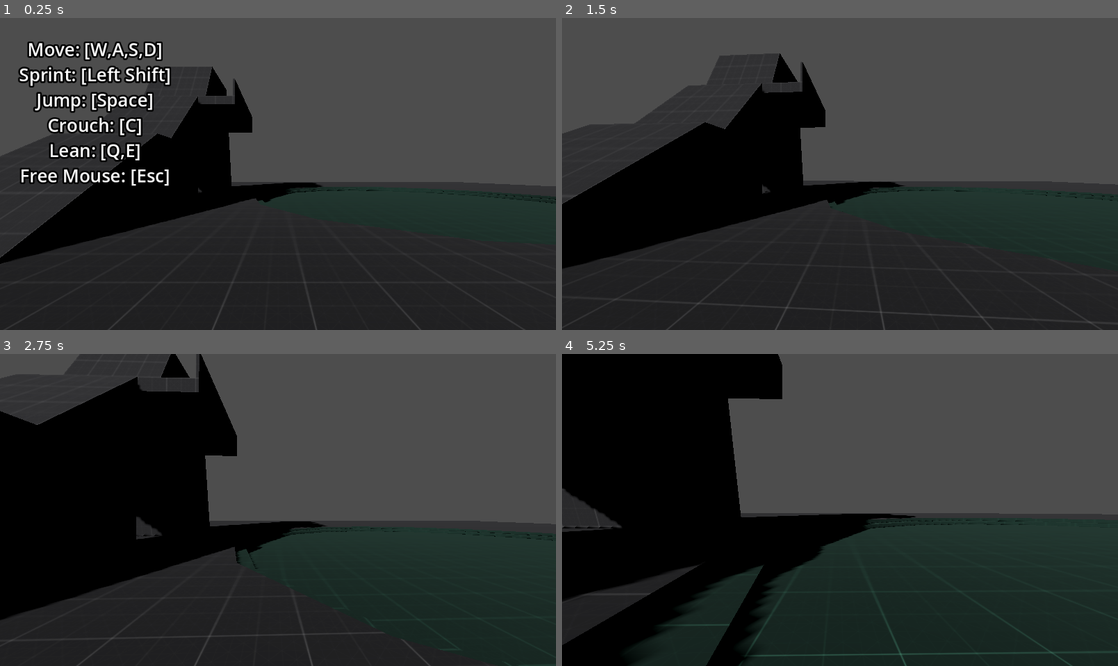
Above: before the commit, frames 1-4 (two rows, left to right).
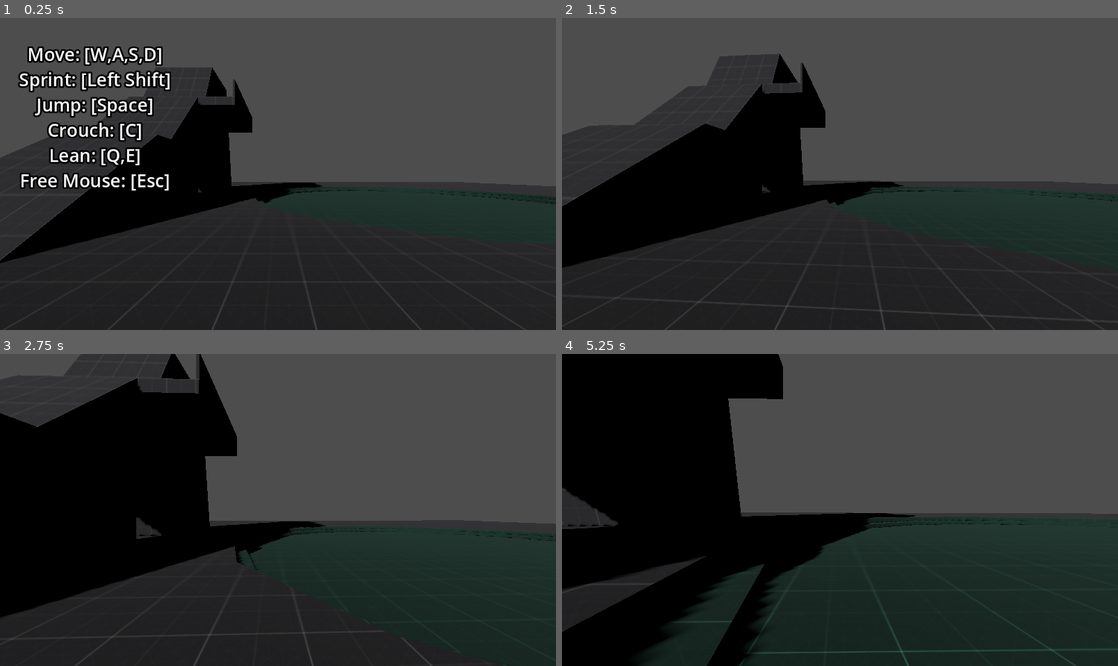
Above: after the commit, the same moments.

Repository: newengland-neighbor/data-driven-fp-controller
Game: Godot game, scene res://Scenes/prototyping_room.tscn
The game is run twice, just before and just after one commit, with the same random seed, the same clock (stepped at 60 frames per second) and the same inputs.
Inputs (mouse positions are in pixels of both pictures, inside the frame that each line leads up to):
- Up to frame 1 (0.25 s): no input
- Up to frame 2 (1.5 s): move the mouse to (867, 174) at 0.52 s; hold C (crouch) 0.53-1.28 s; hold W (move_forward) from 0.53 s (still down); tap Space (jump) at 0.77, 0.8, 1.07, 1.35 s; move the mouse to (812, 174) at 1.27 s
- Up to frame 3 (2.75 s): keep holding W (move_forward); tap Space (jump) at 1.52, 1.82, 2.3 s; tap C (crouch) at 1.55 s; move the mouse to (289, 503) at 2.02 s; hold C (crouch) from 2.03 s (still down)
- Up to frame 4 (5.25 s): keep holding W (move_forward); move the mouse to (834, 516) at 2.77 s; release C (crouch) at 2.78 s; tap Shift (sprint) at 2.85 s; tap Space (jump) at 3.02, 3.32, 3.77, 3.8, 4.07, 4.35, 4.52, 4.82 s; tap C (crouch) at 3.05, 4.55 s; move the mouse to (878, 513) at 3.52 s; hold C (crouch) 3.53-4.28 s; move the mouse to (795, 506) at 4.27 s; move the mouse to (845, 510) at 5.02 s; hold C (crouch) from 5.03 s (still down)

The runs differ from the first frame. In frame 1, 5.9% of the frame differs, in the area x 0-100%, y 7-79%; in frame 2, 0.6%; in frame 3, 0.5%; in frame 4, 2.6%.

Commit message:
Add files via upload

Diff:
--- a/Scenes/fps_player_core_composition.tscn
+++ b/Scenes/fps_player_core_composition.tscn
@@ -33,11 +33,12 @@
 fall_threshold = -7.0
 metadata/_custom_type_script = "uid://oypaj0bi02td"
 
-[sub_resource type="Resource" id="Resource_5j8tg"]
+[sub_resource type="Resource" id="Resource_rla38"]
 script = ExtResource("3_vnt50")
 base_move_speed = 3.0
 lerp_speed = 15.0
 max_step_height = 0.25
+min_step_depth = 0.25
 states = Array[ExtResource("4_mqj0x")]([SubResource("Resource_vnt50"), SubResource("Resource_mqj0x"), SubResource("Resource_lwg22"), SubResource("Resource_gjqxo")])
 init_state_index = 0
 metadata/_custom_type_script = "uid://0kqybksq5kvh"
@@ -111,9 +112,8 @@
 
 [node name="FPSPlayer" type="CharacterBody3D"]
 collision_layer = 2
-safe_margin = 0.015
 script = ExtResource("1_nbnu1")
-components = Array[ExtResource("2_7wnmr")]([SubResource("Resource_5j8tg"), SubResource("Resource_bq0ky"), SubResource("Resource_74mk5")])
+components = Array[ExtResource("2_7wnmr")]([SubResource("Resource_rla38"), SubResource("Resource_bq0ky"), SubResource("Resource_74mk5")])
 
 [node name="CollisionShape3D" type="CollisionShape3D" parent="."]
 unique_name_in_owner = true
--- a/Scenes/prototyping_room.tscn
+++ b/Scenes/prototyping_room.tscn
@@ -1,8 +1,116 @@
-[gd_scene load_steps=4 format=3 uid="uid://foylxf51ptq7"]
+[gd_scene load_steps=31 format=3 uid="uid://foylxf51ptq7"]
 
 [ext_resource type="Material" uid="uid://boa2gwlmetlv0" path="res://Materials/test_mat_001.tres" id="2_4le68"]
 [ext_resource type="Material" uid="uid://b21r3o2nmlph2" path="res://Materials/test_mat_002.tres" id="3_edxx1"]
 [ext_resource type="PackedScene" uid="uid://danwmarkn0le2" path="res://Scenes/fps_player_core_composition.tscn" id="4_5ttwe"]
+[ext_resource type="Script" uid="uid://cirgcrtuofn2t" path="res://Data/Templates/component_core.gd" id="4_kaggg"]
+[ext_resource type="Script" uid="uid://dxxuqv2adxkn2" path="res://Data/Components/stat_component.gd" id="5_nlx51"]
+[ext_resource type="Resource" uid="uid://dyvhilq0nqbn5" path="res://Data/Resources/player.tres" id="6_oi0ok"]
+[ext_resource type="Script" uid="uid://0kqybksq5kvh" path="res://Data/Components/fp_movement_component.gd" id="7_ldqjh"]
+[ext_resource type="Script" uid="uid://b5jhf4mbxwein" path="res://Data/Templates/state.gd" id="8_evvnk"]
+[ext_resource type="Script" uid="uid://co4s6awjlpgfj" path="res://Data/Player States/fp_movestate_idle.gd" id="9_rqnj5"]
+[ext_resource type="Script" uid="uid://cx6dqu7vw7p1c" path="res://Data/Player States/fp_movestate_moving.gd" id="10_bro5q"]
+[ext_resource type="Script" uid="uid://duexvcdocwfu0" path="res://Data/Player States/fp_movestate_jumping.gd" id="11_qf1ep"]
+[ext_resource type="Script" uid="uid://oypaj0bi02td" path="res://Data/Player States/fp_movestate_falling.gd" id="12_eu23r"]
+[ext_resource type="Script" uid="uid://bkddv0p8o63pg" path="res://Data/Components/fp_camera_component.gd" id="13_g2fum"]
+[ext_resource type="Script" uid="uid://dk71rkp43ec88" path="res://Data/Templates/subcomponent.gd" id="14_wgqgj"]
+[ext_resource type="Script" uid="uid://van3cno7f4qd" path="res://Data/Components/fp_cam_effects_component.gd" id="15_pt65e"]
+[ext_resource type="Script" uid="uid://dn7wxu07rvry0" path="res://Data/Components/fp_lean_component.gd" id="16_161u1"]
+[ext_resource type="Script" uid="uid://o26w0vktrwac" path="res://Data/Components/fp_crouch_component.gd" id="17_8wpkh"]
+
+[sub_resource type="Resource" id="Resource_liagt"]
+script = ExtResource("5_nlx51")
+stat_block = ExtResource("6_oi0ok")
+metadata/_custom_type_script = "uid://dxxuqv2adxkn2"
+
+[sub_resource type="Resource" id="Resource_vnt50"]
+script = ExtResource("9_rqnj5")
+metadata/_custom_type_script = "uid://co4s6awjlpgfj"
+
+[sub_resource type="Resource" id="Resource_mqj0x"]
+script = ExtResource("10_bro5q")
+coyote_timer_max = 0.15
+metadata/_custom_type_script = "uid://cx6dqu7vw7p1c"
+
+[sub_resource type="Resource" id="Resource_lwg22"]
+script = ExtResource("11_qf1ep")
+jump_force = 7.5
+metadata/_custom_type_script = "uid://duexvcdocwfu0"
+
+[sub_resource type="Resource" id="Resource_gjqxo"]
+script = ExtResource("12_eu23r")
+fall_threshold = -7.0
+metadata/_custom_type_script = "uid://oypaj0bi02td"
+
+[sub_resource type="Resource" id="Resource_kaggg"]
+script = ExtResource("7_ldqjh")
+base_move_speed = 3.0
+lerp_speed = 15.0
+max_step_height = 0.25
+min_step_depth = 0.25
+states = Array[ExtResource("8_evvnk")]([SubResource("Resource_vnt50"), SubResource("Resource_mqj0x"), SubResource("Resource_lwg22"), SubResource("Resource_gjqxo")])
+init_state_index = 0
+metadata/_custom_type_script = "uid://0kqybksq5kvh"
+
+[sub_resource type="Curve" id="Curve_bq0ky"]
+_limits = [0.0, 1.0, 0.0, 0.5]
+_data = [Vector2(0, 1), 0.0, -6.08696, 0, 0, Vector2(0.5, 0), 0.0, 0.0, 0, 0]
+point_count = 2
+
+[sub_resource type="Curve" id="Curve_bk70o"]
+_limits = [-1.0, 1.0, 0.0, 1.0]
+_data = [Vector2(0, 0), 0.0, 5.41837, 0, 0, Vector2(0.25, 1), 0.0, 0.0, 0, 0, Vector2(0.5, 0), -6.19642, -6.19642, 0, 0, Vector2(0.75, -1), 0.0, 0.0, 0, 0, Vector2(1, 0), 6.20357, 0.0, 0, 0]
+point_count = 5
+
+[sub_resource type="Curve" id="Curve_74mk5"]
+_limits = [-1.0, 1.0, 0.0, 1.0]
+_data = [Vector2(0, 1), 0.0, 0.0, 0, 0, Vector2(0.25, 0), -6.0, -6.0, 0, 0, Vector2(0.5, -1), 0.0, 0.0, 0, 0, Vector2(0.75, 0), 6.0, 6.0, 0, 0, Vector2(1, 1), 0.0, 0.0, 0, 0]
+point_count = 5
+
+[sub_resource type="Resource" id="Resource_g267i"]
+script = ExtResource("15_pt65e")
+enable_tilt = true
+tilt_amnt = 0.2
+tilt_intensity = 0.5
+enable_headbob = true
+headbob_curves = Array[Curve]([SubResource("Curve_bk70o"), SubResource("Curve_74mk5")])
+headbob_intensity = 0.5
+headbob_frequency = 4.0
+headbob_amount = 0.04
+fall_kick_curve = SubResource("Curve_bq0ky")
+max_fall_time = 0.5
+metadata/_custom_type_script = "uid://van3cno7f4qd"
+
+[sub_resource type="Resource" id="Resource_bk70o"]
+script = ExtResource("16_161u1")
+lean_amnt_pos = 0.5
+lean_amnt_angle = 10.0
+metadata/_custom_type_script = "uid://dn7wxu07rvry0"
+
+[sub_resource type="Resource" id="Resource_bq0ky"]
+script = ExtResource("13_g2fum")
+max_pitch = 90.0
+min_pitch = -75.0
+cam_lerp_speed = 5.0
+mouse_sensitivity = 0.7
+subcomponents = Array[ExtResource("14_wgqgj")]([SubResource("Resource_g267i"), SubResource("Resource_bk70o")])
+metadata/_custom_type_script = "uid://bkddv0p8o63pg"
+
+[sub_resource type="Resource" id="Resource_74mk5"]
+script = ExtResource("17_8wpkh")
+collider_dimensions = {
+"Crouch": {
+"CamY-Pos": 0.8,
+"Height": 1.0,
+"Y-Position": 0.5
+},
+"Stand": {
+"CamY-Pos": 1.5,
+"Height": 1.7,
+"Y-Position": 0.85
+}
+}
+metadata/_custom_type_script = "uid://o26w0vktrwac"
 
 [node name="Root" type="Node3D"]
 
@@ -11,7 +119,7 @@
 collision_mask = 3
 
 [node name="CSGBox3D" type="CSGBox3D" parent="CSGCombiner3D"]
-transform = Transform3D(1, 0, 0, 0, 1, 0, 0, 0, 1, 0, -8.05, 0)
+transform = Transform3D(1, 0, 0, 0, 1, 0, 0, 0, 1, 0, -8, 0)
 use_collision = true
 size = Vector3(50, 16, 50)
 material = ExtResource("2_4le68")
@@ -40,7 +148,7 @@
 material = ExtResource("2_4le68")
 
 [node name="CSGCylinder3D" type="CSGCylinder3D" parent="CSGCombiner3D"]
-transform = Transform3D(1, 0, 0, 0, 1, 0, 0, 0, 1, 0, 0.75, 0)
+transform = Transform3D(1, 0, 0, 0, 1, 0, 0, 0, 1, 0, 0.755, 0)
 operation = 2
 radius = 10.0
 sides = 16
@@ -66,6 +174,36 @@
 [node name="CSGPolygon3D2" type="CSGPolygon3D" parent="CSGCombiner3D"]
 transform = Transform3D(-1.74846e-07, 0, -4, 0, 4, 0, 4, 0, -1.74846e-07, -17, -1, 2)
 polygon = PackedVector2Array(0, 0, 0, 1, 1, 1, 2.5, 0)
+material = ExtResource("2_4le68")
+
+[node name="CSGPolygon3D4" type="CSGPolygon3D" parent="CSGCombiner3D"]
+transform = Transform3D(-4.37114e-08, 0, -1, 0, 1, 0, 1, 0, -4.37114e-08, -23, 0, 9)
+polygon = PackedVector2Array(0, 0, 0, 0.25, 1, 0.25, 0.75, 0)
+material = ExtResource("2_4le68")
+
+[node name="CSGPolygon3D5" type="CSGPolygon3D" parent="CSGCombiner3D"]
+transform = Transform3D(-4.37114e-08, 0, -1, 0, 1, 0, 1, 0, -4.37114e-08, -23, 0.25, 8)
+polygon = PackedVector2Array(0, 0, 0, 0.25, 1, 0.25, 0.75, 0)
+material = ExtResource("2_4le68")
+
+[node name="CSGPolygon3D6" type="CSGPolygon3D" parent="CSGCombiner3D"]
+transform = Transform3D(-4.37114e-08, 0, -1, 0, 1, 0, 1, 0, -4.37114e-08, -23, 0.5, 7)
+polygon = PackedVector2Array(0, 0, 0, 0.25, 1, 0.25, 0.75, 0)
+material = ExtResource("2_4le68")
+
+[node name="CSGPolygon3D7" type="CSGPolygon3D" parent="CSGCombiner3D"]
+transform = Transform3D(-4.37114e-08, 0, -1, 0, 1, 0, 1, 0, -4.37114e-08, -21, 0, 9)
+polygon = PackedVector2Array(0, 0, 0, 0.25, 1, 0.25, 1, 0)
+material = ExtResource("2_4le68")
+
+[node name="CSGPolygon3D8" type="CSGPolygon3D" parent="CSGCombiner3D"]
+transform = Transform3D(-4.37114e-08, 0, -1, 0, 1, 0, 1, 0, -4.37114e-08, -21, 0.25, 8.8)
+polygon = PackedVector2Array(0, 0, 0, 0.25, 1, 0.25, 1, 0)
+material = ExtResource("2_4le68")
+
+[node name="CSGPolygon3D9" type="CSGPolygon3D" parent="CSGCombiner3D"]
+transform = Transform3D(-4.37114e-08, 0, -1, 0, 1, 0, 1, 0, -4.37114e-08, -21, 0.5, 8.6)
+polygon = PackedVector2Array(0, 0, 0, 0.25, 1, 0.25, 1, 0)
 material = ExtResource("2_4le68")
 
 [node name="DirectionalLight3D" type="DirectionalLight3D" parent="."]
@@ -83,3 +221,4 @@
 
 [node name="FPSPlayer" parent="." instance=ExtResource("4_5ttwe")]
 transform = Transform3D(1, 0, 0, 0, 1, 0, 0, 0, 1, -8.36979, -0.0499978, 13.8116)
+components = Array[ExtResource("4_kaggg")]([SubResource("Resource_liagt"), SubResource("Resource_kaggg"), SubResource("Resource_bq0ky"), SubResource("Resource_74mk5")])
